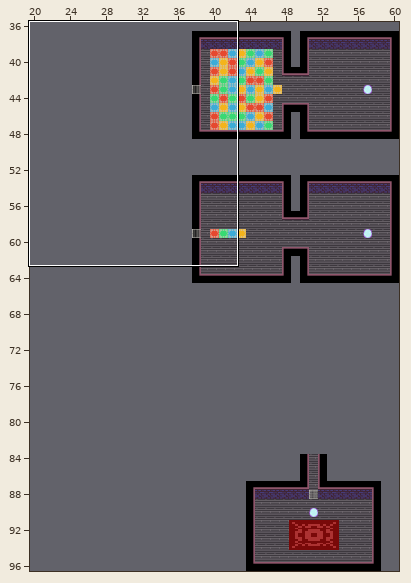
Tiled map: UCSC_120_Game_Project-d93c391dc5c28c3d9c4d2e8d11acabd6b027577a/Mirror/assets/level/Tiled/main-room.tmx. Above: a wide view before the commit, with the close-up outlined.
Close-up. Earlier state:
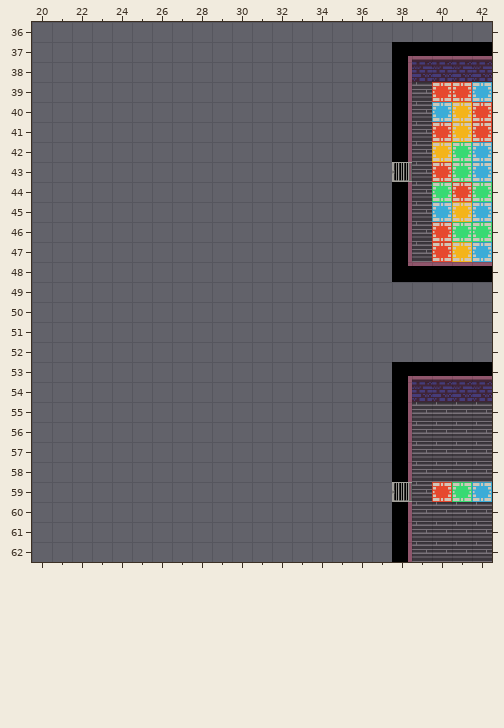
Cells are 32x32 px. Shown: x 20..42, y 36..62.
The result:
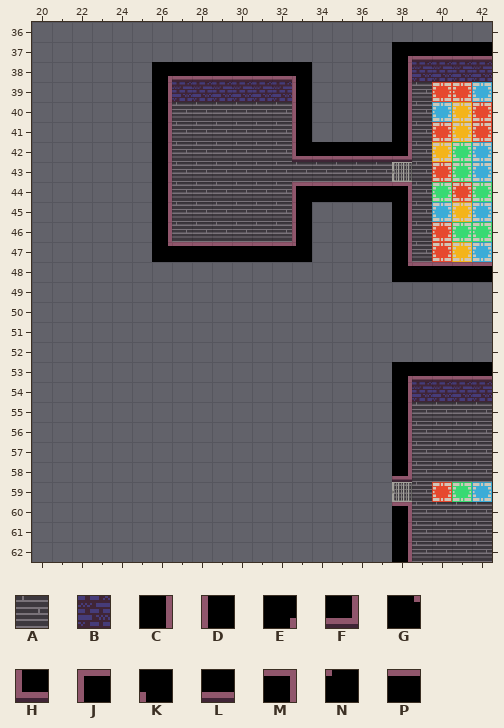
Key: from "puzzle-1-test": A 0, B 1, C 11, D 21, E 30, F 31, G 40, H 41, J 42, K 50, L 51, M 52, N 60, P 61.
_ is an empty cell, . an unchanged one.
Change:
--- layer "floor"
@@ x 27..38 @@
-40 ______......
-41 ______......
-42 ______......
-43 ____________
-44 ______......
-45 ______......
-46 ______......
+40 AAAAAA......
+41 AAAAAA......
+42 AAAAAA......
+43 AAAAAAAAAAAA
+44 AAAAAA......
+45 AAAAAA......
+46 AAAAAA......
@@ x 38..38 @@
-59 _
+59 A
--- layer "wall"
@@ x 26..38 @@
-38 ________.....
-39 ________.....
-40 _......_.....
-41 _......_.....
-42 _......_____C
-43 _...........C
-44 _......_____C
-45 _......_.....
-46 _......_.....
-47 ________.....
+38 ELLLLLLK.....
+39 CBBBBBBD.....
+40 C......D.....
+41 C......D.....
+42 C......HLLLLF
+43 C..........._
+44 C......JPPPPM
+45 C......D.....
+46 C......D.....
+47 GPPPPPPN.....
@@ x 38..38 @@
-58 C
-59 C
-60 C
+58 F
+59 _
+60 M
Pixel boxes of the changes (left, top, right, bottom) in both close-ups:
changed: (152, 62, 412, 262)
changed: (392, 476, 412, 506)
